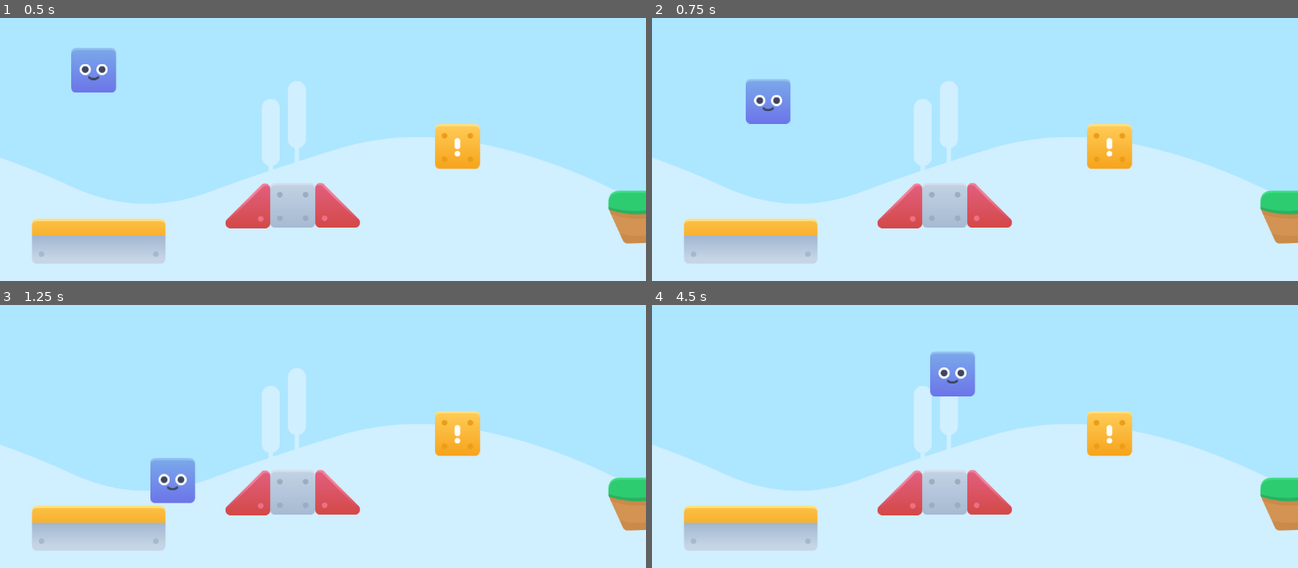
Above: before the commit, frames 1-4 (two rows, left to right).
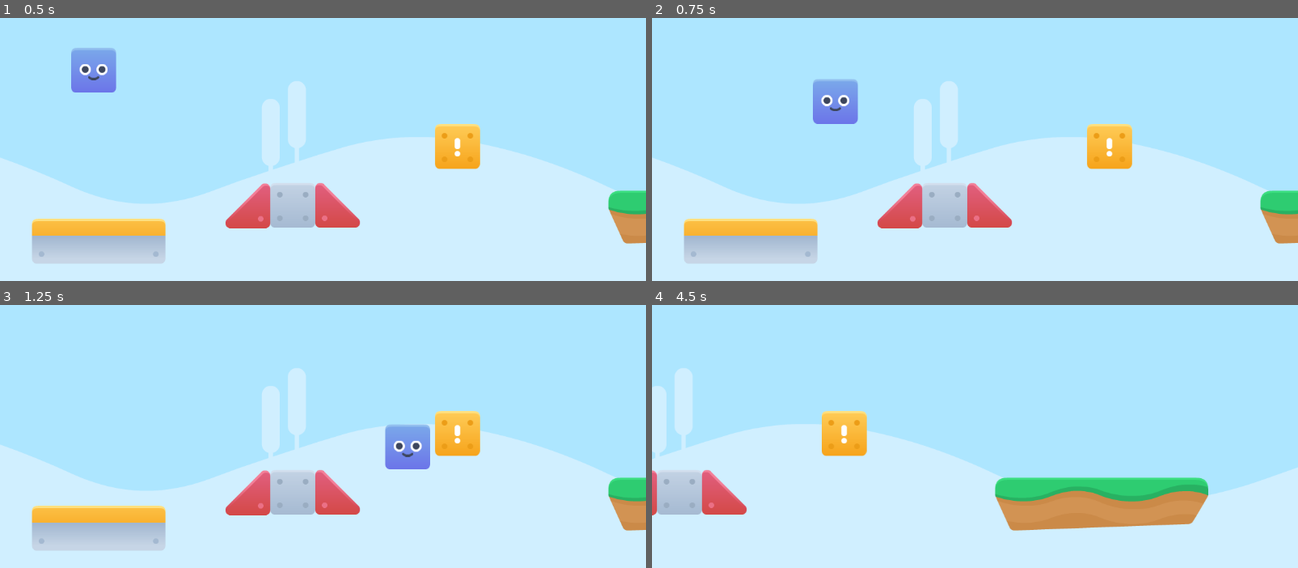
Above: after the commit, the same moments.

Repository: daribot/shapeuniverse
Game: Godot game, scene res://level1.tscn
The game is run twice, just before and just after one commit, with the same random seed, the same clock (stepped at 60 frames per second) and the same inputs.
Inputs:
- Up to frame 1 (0.5 s): no input
- Up to frame 2 (0.75 s): hold Right (derecha) from 0.53 s (still down); tap A (a) at 0.6 s
- Up to frame 3 (1.25 s): keep holding Right (derecha); tap Up (saltar) at 0.77 s; tap D (d) at 0.8 s
- Up to frame 4 (4.5 s): tap D (d) at 1.35, 3.05, 3.6 s; tap Up (saltar) at 1.52, 3.02, 3.77 s; tap W (w) at 1.55, 2.1, 3.8, 4.35 s; release Right (derecha) at 2.03 s; hold Left (izquierda) 2.03-2.78 s; tap A (a) at 2.3, 2.85 s; hold Right (derecha) 2.78-4.28 s; hold Left (izquierda) from 4.28 s (still down)

Frame 1 is identical in both runs. In frame 2, 2.3% of the frame differs, in the area x 14-32%, y 23-41%; in frame 3, 2.4%; in frame 4, 33%, in the area x 0-100%, y 17-94%.

Commit message:
Third update for level1.tscn

Diff:
--- a/level1.tscn
+++ b/level1.tscn
@@ -35,7 +35,7 @@
 [node name="Jugador" parent="." instance=ExtResource("4_v8kj3")]
 position = Vector2(167, 227)
 gravity = 350
-speed = 201
+speed = 800
 
 [node name="Camera2D" type="Camera2D" parent="." node_paths=PackedStringArray("object_to_follow")]
 position = Vector2(574, 326)
@@ -97,6 +97,16 @@
 position = Vector2(1, -1)
 shape = SubResource("RectangleShape2D_eqrsh")
 
+[node name="StaticBody2D5" type="StaticBody2D" parent="Plats"]
+position = Vector2(2932, -224)
+
+[node name="GroundGrass" type="Sprite2D" parent="Plats/StaticBody2D5"]
+texture = ExtResource("15_3l65w")
+
+[node name="CollisionShape2D" type="CollisionShape2D" parent="Plats/StaticBody2D5"]
+position = Vector2(1, -1)
+shape = SubResource("RectangleShape2D_eqrsh")
+
 [node name="StaticBody2D3" type="StaticBody2D" parent="Plats"]
 position = Vector2(1887, -82)
 scale = Vector2(1, 1.74119)
@@ -184,3 +194,7 @@
 [node name="CollisionShape2D" type="CollisionShape2D" parent="Plats/Bloque!"]
 position = Vector2(0, 1)
 shape = SubResource("RectangleShape2D_usj0q")
+
+[node name="BgLayer5" type="Sprite2D" parent="."]
+position = Vector2(5078, 244)
+texture = ExtResource("12_hx44q")
